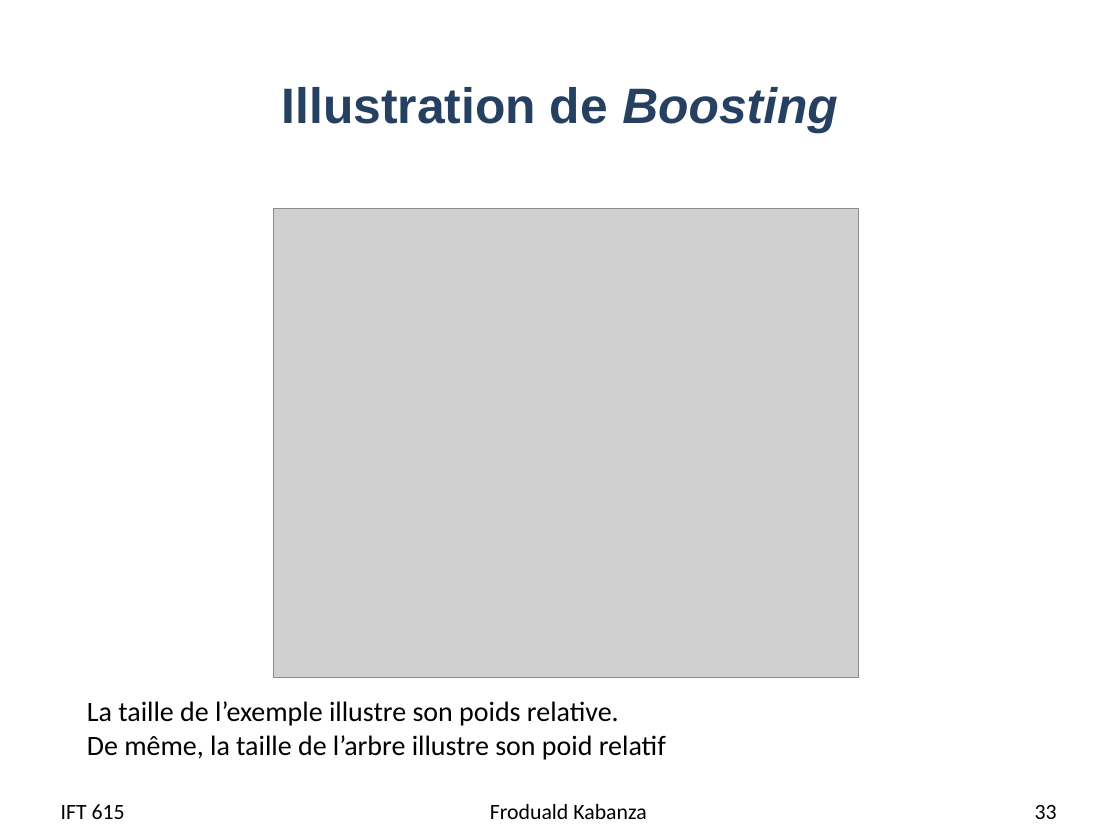
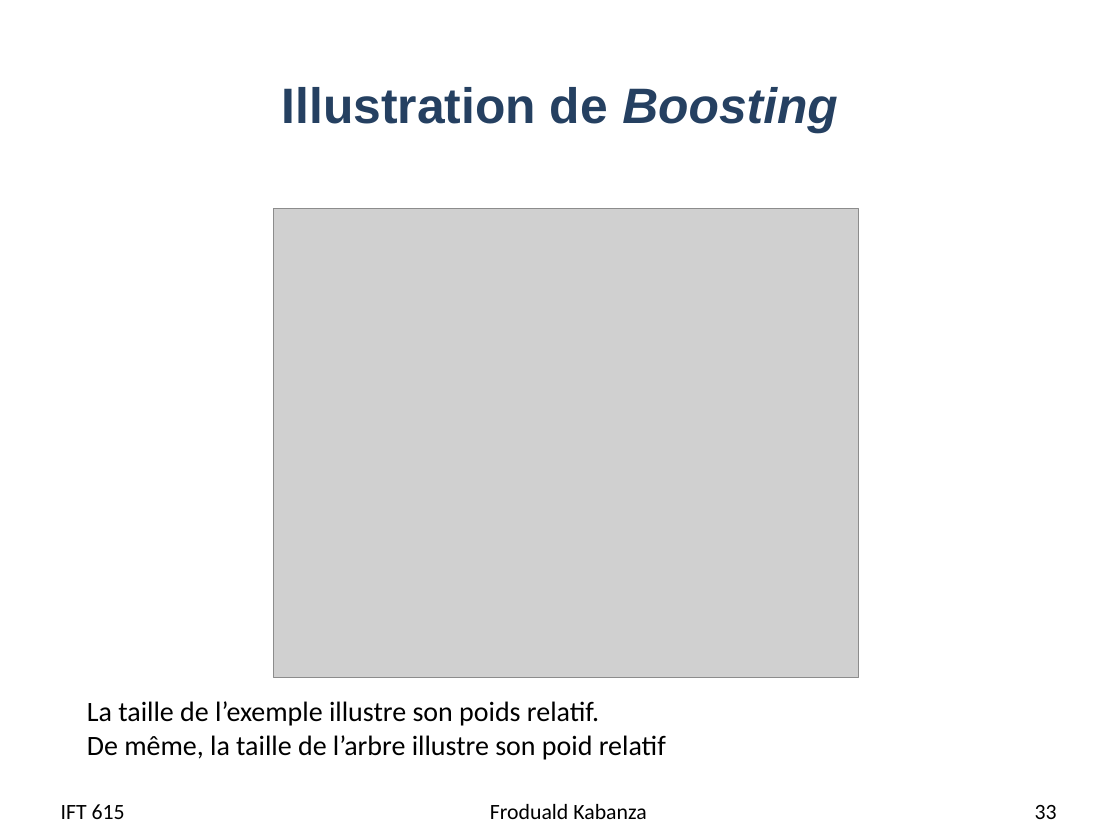
Before and after one commit to djeffkanda/djeffkanda.github.io, a slide deck: slide 33 of ift/assets/slides/ift615-08-Apprentissage avec des arbres de decision.pptx. Drawn at 1120x840 pixels with LibreOffice and Linux fonts; fonts in the diff are those of the drawing; grey boxes stand for pictures. Boxes give left, top, right and bottom in pixels: in the first picture for what was removed or moved away, otherwise in the second. Text is boxed around its words. In the diff, an @@ line names an element or a change of style, - is before the commit and + after.

```diff
--- a/ift/assets/slides/ift615-08-Apprentissage avec des arbres de decision.pptx
+++ b/ift/assets/slides/ift615-08-Apprentissage avec des arbres de decision.pptx
@@ text at (87, 701, 599, 726): text changed @@
-La taille de l’exemple illustre son poids relative.
+La taille de l’exemple illustre son poids relatif.
```
Also in this commit, not shown: 13 other slides changed, 2 other files.
